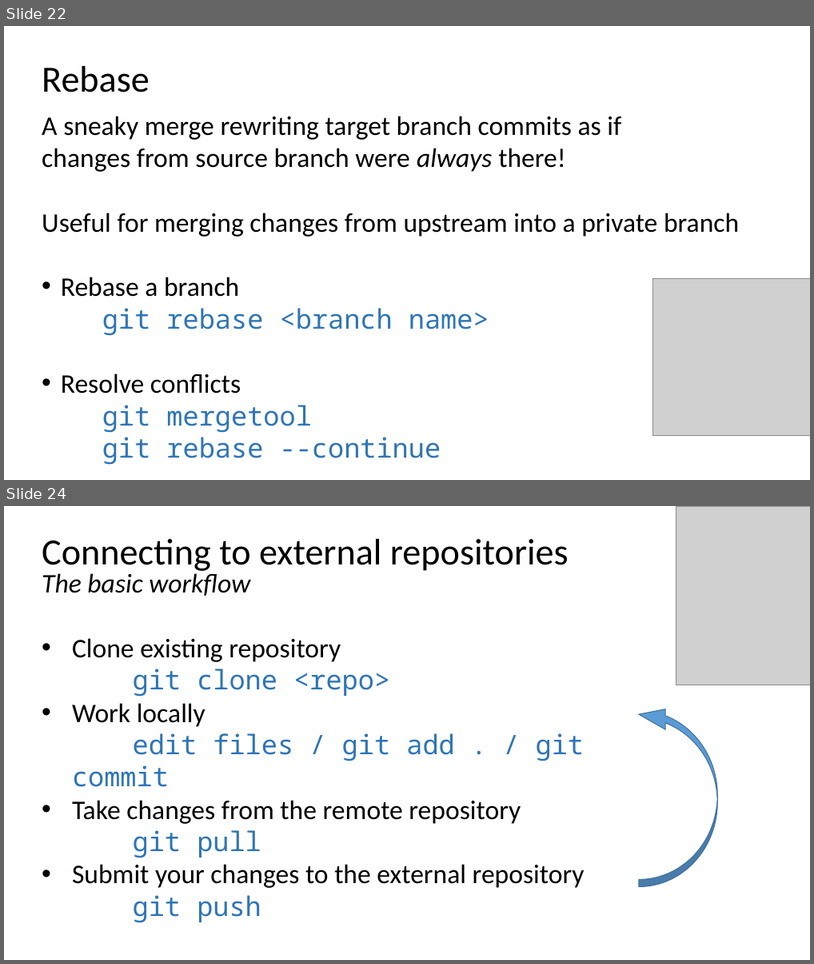
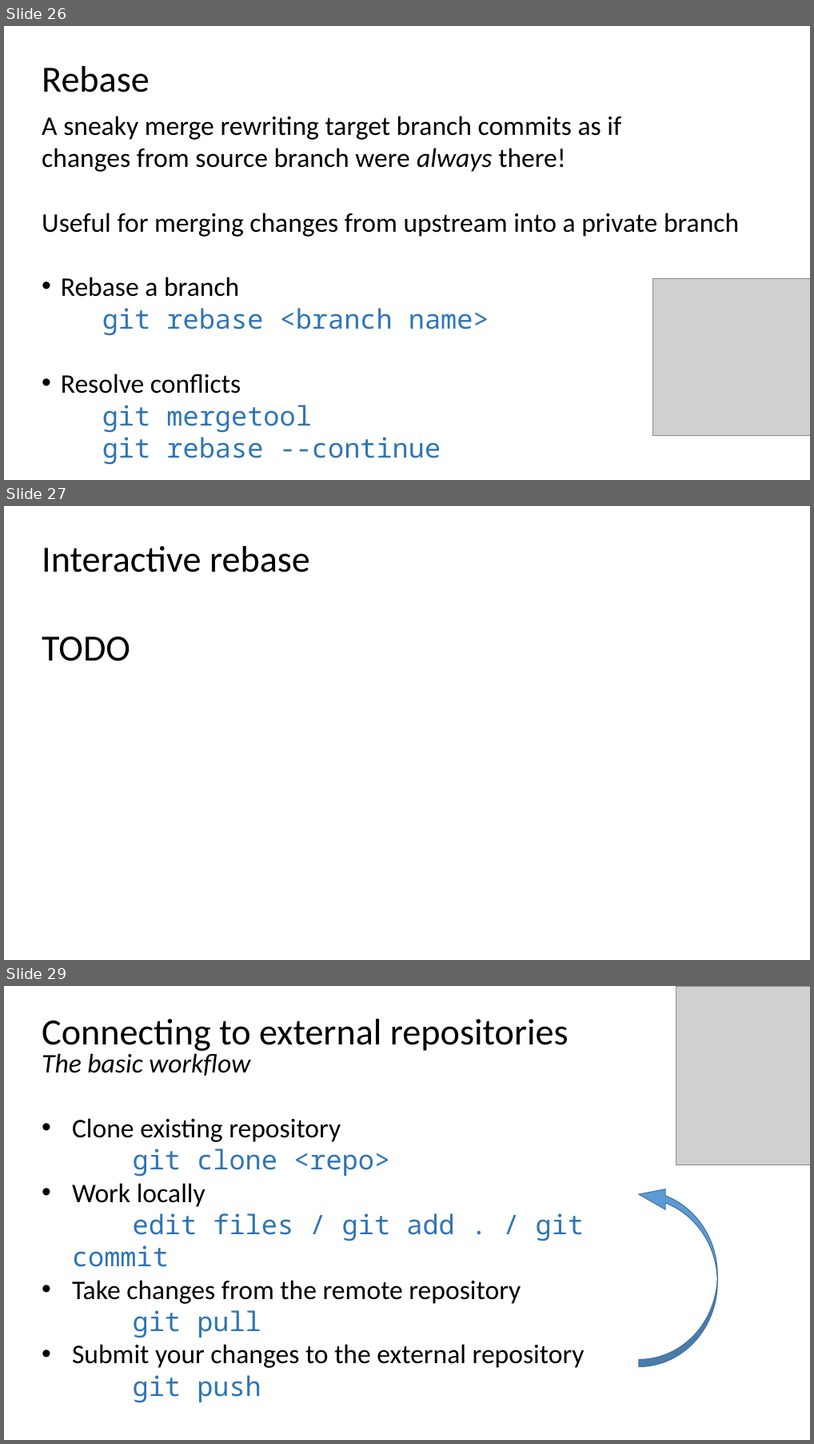
Before and after one commit to ogvolkov/git-101, a slide deck: git101.pptx. Shown one above the other, each under a label of ours: slides 22 and 24 before the commit, slides 26, 27 and 29 after it; the slides between them are not shown. The pictures are 814x964 and 814x1444 pixels, drawn with LibreOffice and Linux fonts; fonts in the diff are those of the drawing; grey boxes stand for pictures. Boxes give left, top, right and bottom in pixels: in the first picture for what was removed or moved away, otherwise in the second. Text is boxed around its words. In the diff, an @@ line names an element or a change of style, - is before the commit and + after.

```diff
--- a/git101.pptx
+++ b/git101.pptx
@@ slide 27 added at [4, 506, 810, 960], background #FFFFFF @@
@@ text added at [42, 546, 310, 661], 44 pt, text #000000 @@
+Interactive rebase
+TODO
@@ what was slide 22 is now slide 26 @@
@@ what was slide 24 is now slide 29 @@
```
Also in this commit, not shown: 5 slides changed, 6 other slides added, 1 slide removed.
